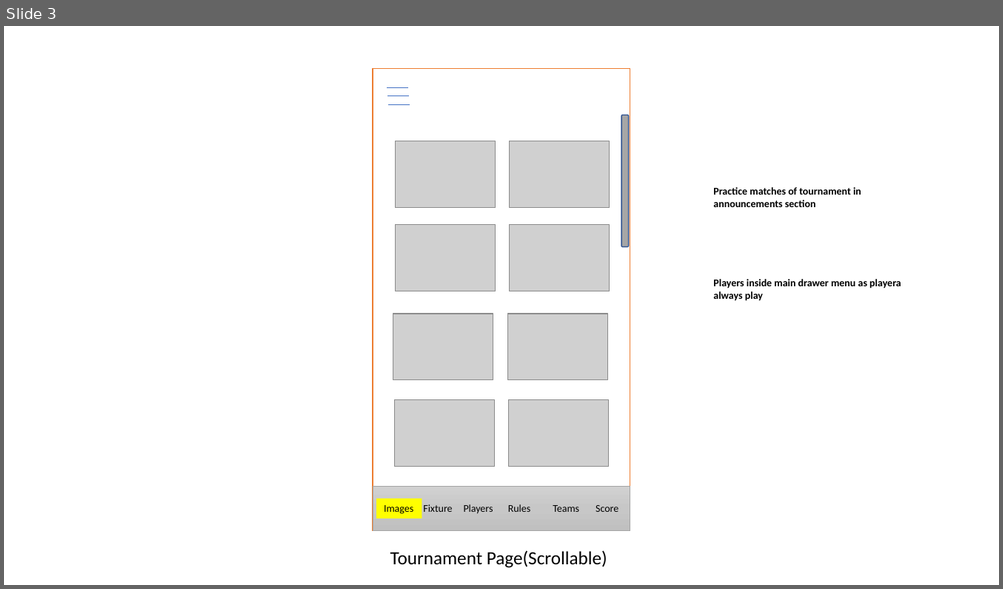
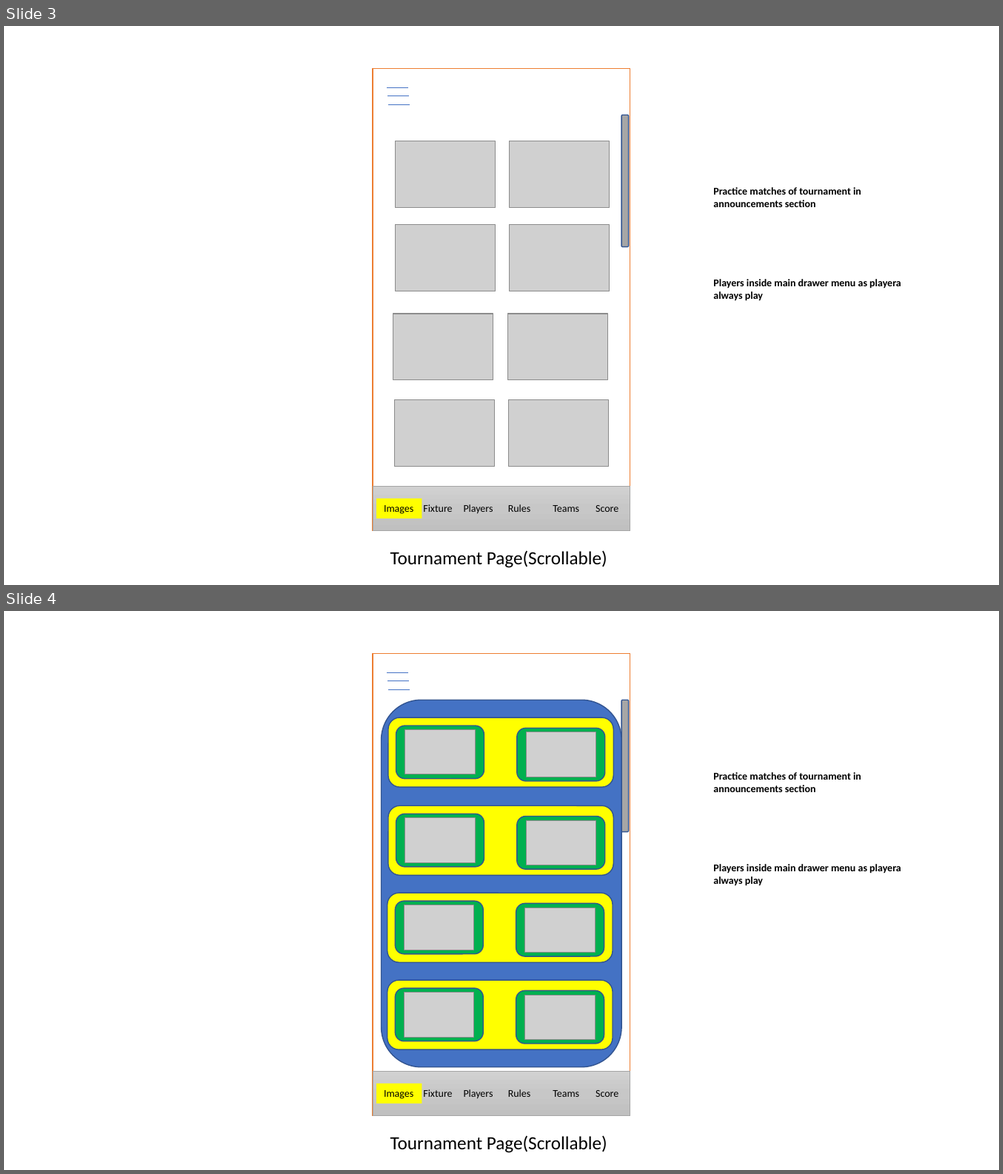
Before and after one commit to ayonrakib/volleyball-mobile, a slide deck: src/images/design.pptx. Shown one above the other, each under a label of ours: slide 3 before the commit, slides 3 and 4 after it. The pictures are 1003x589 and 1003x1174 pixels, drawn with LibreOffice and Linux fonts; fonts in the diff are those of the drawing; grey boxes stand for pictures. Boxes give left, top, right and bottom in pixels: in the first picture for what was removed or moved away, otherwise in the second. Text is boxed around its words. In the diff, an @@ line names an element or a change of style, - is before the commit and + after.

Commit message:
drawer updated

```diff
--- a/src/images/design.pptx
+++ b/src/images/design.pptx
@@ slide 4 added at [4,611,999,1170], background #FFFFFF @@
@@ rectangle added at [373,653,630,1116], fill #FFFFFF, outline #ED7D31 1 pt @@
@@ line added from (387, 673) to (407, 673), #4472C4 0.5 pt @@
@@ line added from (387, 681) to (408, 681), #4472C4 0.5 pt @@
@@ line added from (388, 690) to (409, 690), #4472C4 0.5 pt @@
@@ rounded rectangle added at [622,700,629,832], fill #A6A6A6, outline #325491 1 pt @@
@@ text added at [713,772,861,792], 10 pt, text #000000, bold @@
+Practice matches of tournament in announcements section
@@ text added at [713,864,901,886], 10 pt, text #000000, bold @@
+Players inside main drawer menu as playera always play
@@ group added at [381,700,622,1068]: 13 rounded rectangles, 8 pictures @@
@@ rectangle added at [373,1071,630,1116], fill gradient #D2D2D2 to #C8C8C8 to #C0C0C0, outline #A5A5A5 0.5 pt @@
@@ rectangle added at [376,1084,422,1104], fill #FFFF00, 10 pt, text #000000 @@
+Images
@@ text added at [423,1090,452,1097], 10 pt, text #000000 @@
+Fixture
@@ text added at [464,1090,493,1099], 10 pt, text #000000 @@
+Players
@@ text added at [508,1090,530,1097], 10 pt, text #000000 @@
+Rules
@@ text added at [552,1091,579,1097], 10 pt, text #000000 @@
+Teams
@@ text added at [595,1091,618,1097], 10 pt, text #000000 @@
+Score
@@ text added at [390,1136,607,1153], 18 pt, text #000000 @@
+Tournament Page(Scrollable)
```
Also in this commit, not shown: 5 other files.
